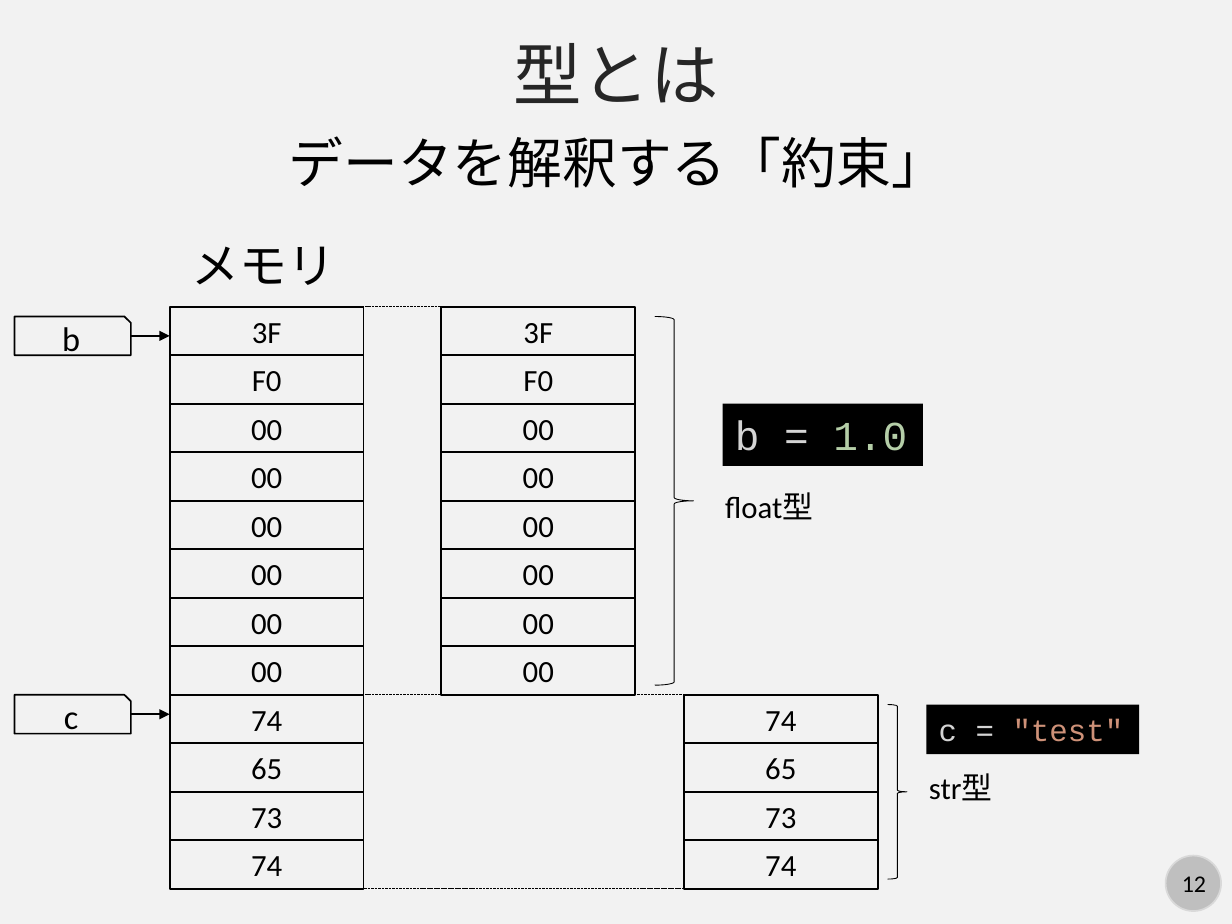
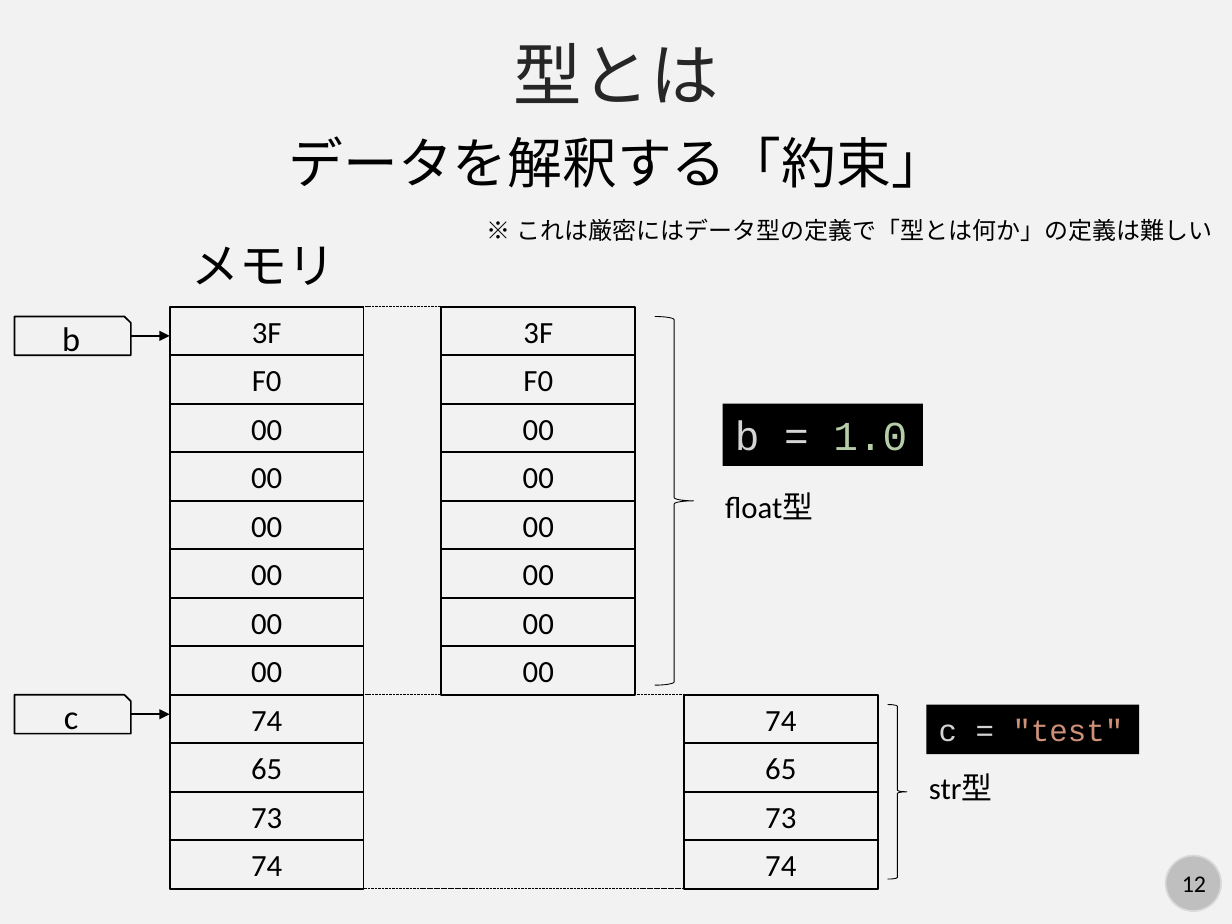
Before and after one commit to kaityo256/python_zero, a slide deck: slide 12 of basic/fig/slide.pptx. Drawn at 1232x924 pixels with LibreOffice and Linux fonts; fonts in the diff are those of the drawing. Boxes give left, top, right and bottom in pixels: in the first picture for what was removed or moved away, otherwise in the second. Text is boxed around its words. In the diff, an @@ line names an element or a change of style, - is before the commit and + after.

```diff
--- a/basic/fig/slide.pptx
+++ b/basic/fig/slide.pptx
@@ text added at (x1=516, y1=218, x2=1212, y2=241), 14 pt, text #000000 @@
+※ これは厳密にはデータ型の定義で「型とは何か」の定義は難しい
```
Also in this commit, not shown: 1 other slide changed.
